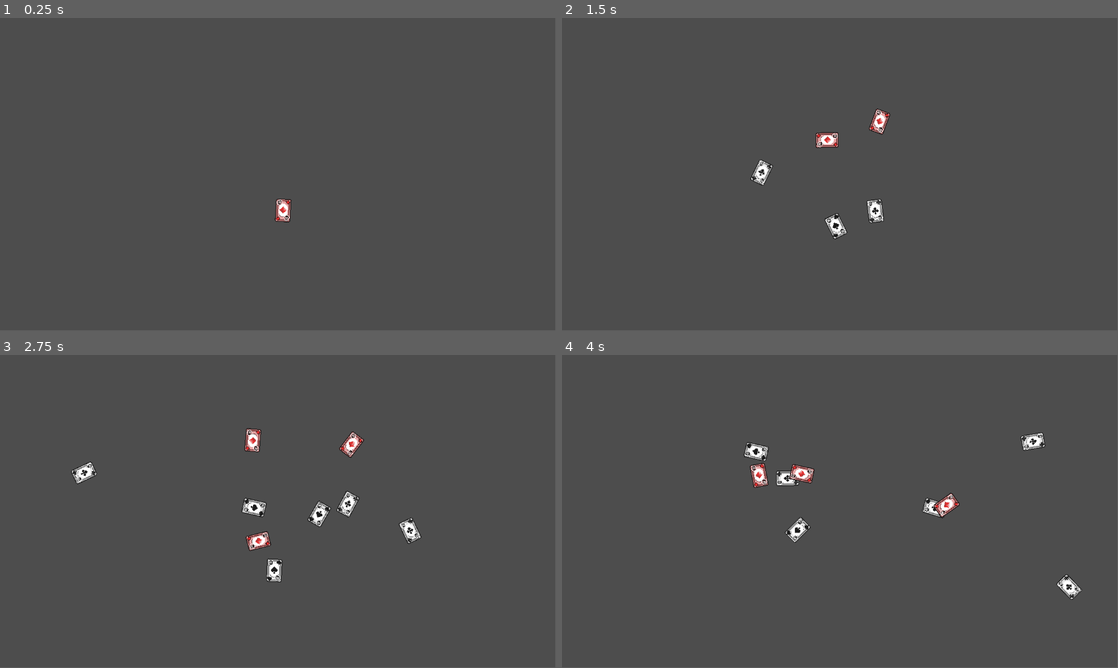
Above: before the commit, frames 1-4 (two rows, left to right).
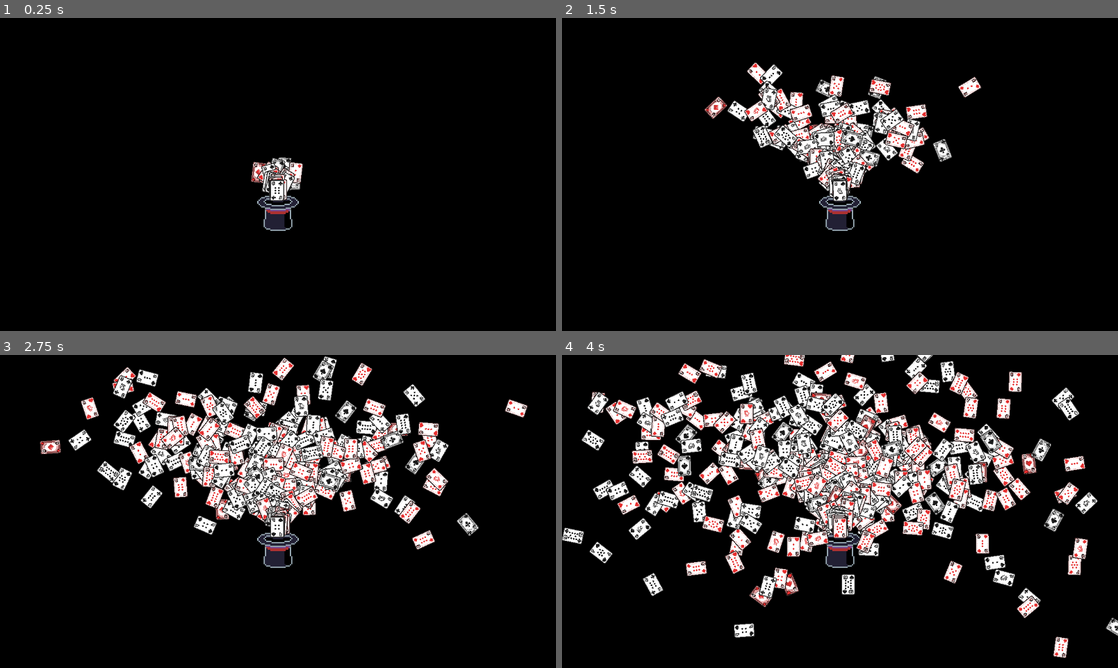
Above: after the commit, the same moments.

Repository: niceeffort/gpu_particle_atlas
Game: Godot game, scene res://main.tscn
Same seed, same stepped clock (60 frames per second), same inputs: the game is played once before the commit and once after it.
Inputs:
- Up to frame 1 (0.25 s): no input
- Up to frame 2 (1.5 s): no input
- Up to frame 3 (2.75 s): no input
- Up to frame 4 (4 s): no input
The window is 799x449 before the commit and 800x450 after it. Grey fills any space a smaller window leaves; there, only what the larger window draws over its background counts as a difference.

The runs differ from the first frame. In frame 1, 100% of the frame differs, in the area x 0-100%, y 0-100%; in frame 2, 99%; in frame 3, 98%; in frame 4, 97%.

Commit message:
Code cleanup to share publically

Diff:
--- a/atlas_particles_particles.gdshader
+++ b/atlas_particles_particles.gdshader
@@ -350,22 +350,28 @@
 	float base_angle = dynamic_params.angle;
 	base_angle += CUSTOM.y * LIFETIME * dynamic_params.angular_velocity;
 	CUSTOM.x = base_angle * degree_to_rad;
-   COLOR = params.color;
+   	COLOR = params.color;
 	TRANSFORM[0] = vec4(cos(CUSTOM.x), -sin(CUSTOM.x), 0.0, 0.0);
 	TRANSFORM[1] = vec4(sin(CUSTOM.x), cos(CUSTOM.x), 0.0, 0.0);
 	TRANSFORM[2] = vec4(0.0, 0.0, 1.0, 0.0);
 	TRANSFORM[3].z = 0.0;
-//	params.scale *= length(final_velocity)/100.0;
+
 
 	TRANSFORM[0].xyz *= sign(params.scale.x) * max(abs(params.scale.x), 0.001);
 	TRANSFORM[1].xyz *= sign(params.scale.y) * max(abs(params.scale.y), 0.001);
 	TRANSFORM[2].xyz *= sign(params.scale.z) * max(abs(params.scale.z), 0.001);
 
-	//
-	//CUSTOM.z = params.animation_offset + lifetime_percent * params.animation_speed;
-
+
+	// Read the id from the ID image
 	vec4 id = texelFetch(IDs, ivec2(int(INDEX), 0), 0);
-	CUSTOM.z = id.a / (4.0 * 14.0); //These values come from the Anim H frames and V frames for the Canvas Item Material
+
+	// Store the ID as a value between 0 and 1 in the CUSTOM.z component.
+	// This is done by dividing the ID by the maximum possible ID value (horizontal_frames * vertical_frames = total_frames).
+	// This value will be converted to a UV coordinate in the canvas item shader.
+	// The values of 4.0 and 14.0 are specific to the sprite sheet used (4 columns and 14 rows)
+	// These are stored in the CanvasItem shader as constants for efficiency.
+	// If you change the sprite sheet, make sure to update these values in both shaders.
+	CUSTOM.z = id.a / (4.0 * 14.0);
 
 	if (CUSTOM.y > CUSTOM.w) {
 		ACTIVE = false;
--- a/atlas_particles_texture.gdshader
+++ /dev/null
@@ -1,20 +0,0 @@
-shader_type canvas_item;
-uniform ivec2 frame_dim;
-uniform int frame;
-
-void vertex() {
-	// Called for every vertex the material is visible on.
-	VERTEX *= vec2( 1.0 / float(frame_dim.x), 1.0 / float(frame_dim.y));
-}
-
-void fragment() {
-	// Called for every pixel the material is visible on.
-	float width = 1.0 / float(frame_dim.x);
-	float height = 1.0 / float(frame_dim.y);
-	COLOR = texture(TEXTURE, UV * vec2(width, height) + vec2(mod(float(frame),float(frame_dim.x)) * width, float(int((float(frame) / float(frame_dim.x)))) * height));
-}
-
-//void light() {
-	// Called for every pixel for every light affecting the CanvasItem.
-	// Uncomment to replace the default light processing function with this one.
-//}
--- a/main.gd
+++ b/main.gd
@@ -1,16 +1,28 @@
 extends Node2D
-var NUM_BOIDS = 10
-var IMAGE_SIZE = int(ceil(sqrt(NUM_BOIDS)))
-var boid_data : Image
-var boid_data_texture : ImageTexture
+
+const NUM_UNIQUE_CARDS := 52
+const NUM_CARDS := 1000
+const IMAGE_SIZE := int(ceil(sqrt(NUM_UNIQUE_CARDS)))
+
+var card_data: Image
+var card_data_texture: ImageTexture
 
 # Called when the node enters the scene tree for the first time.
 func _ready():
-	boid_data = Image.create(NUM_BOIDS, 1, false, Image.FORMAT_RGBAH)
-	randomize()
-	for i in NUM_BOIDS:
-		boid_data.set_pixel(i,0,Color(0.0,0.0,0.0,randi_range(0,3)))
 
-	boid_data_texture = ImageTexture.create_from_image(boid_data)
-	$AtlasParticles.amount = NUM_BOIDS
-	$AtlasParticles.process_material.set_shader_parameter("IDs", boid_data_texture)
+	# Create an 2D image to store the id for each card
+	card_data = Image.create(NUM_CARDS, 1, false, Image.FORMAT_RGBAH)
+
+	# Fill the alpha channel of each pixel with the card id
+	for card in NUM_CARDS:
+		card_data.set_pixel(card, 0, Color(0.0, 0.0, 0.0, card % NUM_UNIQUE_CARDS))
+
+	# Create a texture from the image data and pass it to the particle shader
+	card_data_texture = ImageTexture.create_from_image(card_data)
+	$AtlasParticles.process_material.set_shader_parameter("IDs", card_data_texture)
+
+	# Set the number of particles to the number of cards
+	$AtlasParticles.amount = NUM_CARDS
+
+func _process(delta):
+	get_window().title = str("FPS: %d" % Performance.get_monitor(Performance.TIME_FPS))
--- a/main.tscn
+++ b/main.tscn
@@ -1,10 +1,19 @@
-[gd_scene load_steps=3 format=3 uid="uid://dna8ulmn32e6p"]
+[gd_scene load_steps=4 format=3 uid="uid://dna8ulmn32e6p"]
 
 [ext_resource type="PackedScene" uid="uid://bxkgtxnboulgc" path="res://atlas_particles.tscn" id="1_7f44u"]
-[ext_resource type="Script" path="res://main.gd" id="1_atl2q"]
+[ext_resource type="Script" uid="uid://cen5trsn6i20u" path="res://main.gd" id="1_atl2q"]
+[ext_resource type="Texture2D" uid="uid://dvlgfv5urud6y" path="res://hat.png" id="2_h2yge"]
 
 [node name="Main" type="Node2D"]
 script = ExtResource("1_atl2q")
 
+[node name="Hat" type="Sprite2D" parent="."]
+texture_filter = 1
+position = Vector2(640, 448)
+scale = Vector2(3, 3)
+texture = ExtResource("2_h2yge")
+
 [node name="AtlasParticles" parent="." instance=ExtResource("1_7f44u")]
-position = Vector2(573, 455)
+position = Vector2(640, 400)
+amount = 52
+explosiveness = 0.0
--- a/project.godot
+++ b/project.godot
@@ -12,5 +12,14 @@
 
 config/name="gpu_particle_atlas"
 run/main_scene="res://main.tscn"
-config/features=PackedStringArray("4.2", "Forward Plus")
+config/features=PackedStringArray("4.4", "Forward Plus")
 config/icon="res://icon.svg"
+
+[display]
+
+window/size/viewport_width=1280
+window/size/viewport_height=720
+
+[rendering]
+
+environment/defaults/default_clear_color=Color(0, 0, 0, 1)
Not shown: 2 places in atlas_particles.tscn that only renumber resources
Not shown, added: atlas_particles_particles.gdshader.uid
Binary file added: hat.png
Not shown, added: hat.png.import
Not shown, added: main.gd.uid
